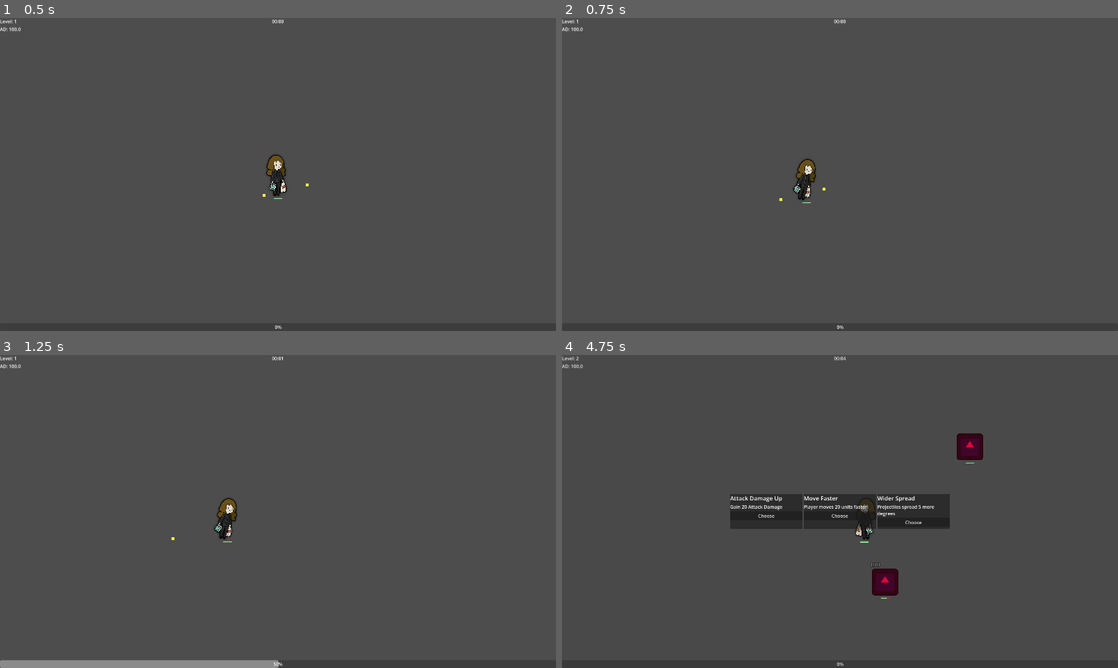
Above: before the commit, frames 1-4 (two rows, left to right).
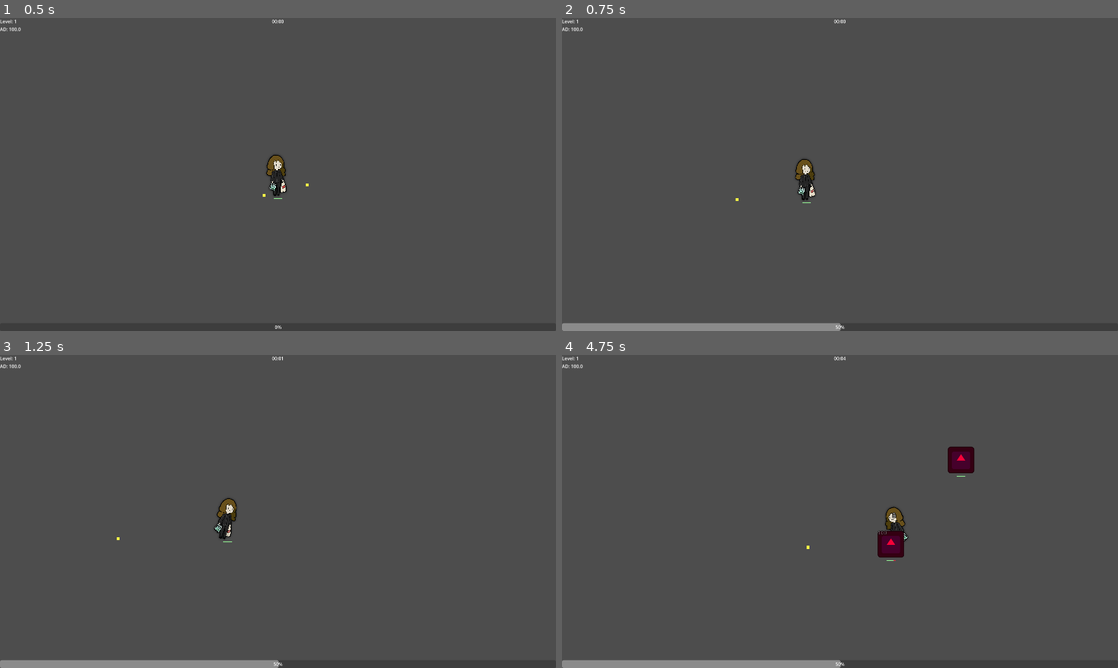
Above: after the commit, the same moments.

Repository: Vilkiy/Debt-Survivors
Game: Godot game, scene res://logic/game_handler/game_handler.tscn
Same seed, same stepped clock (60 frames per second), same inputs: the game is played once before the commit and once after it. The engine's default icon, where the game draws it, is replaced by a stand-in: a white triangle on a blue panel in a dark square.
Inputs (mouse positions are in pixels of both pictures, inside the frame that each line leads up to):
- Up to frame 1 (0.5 s): no input
- Up to frame 2 (0.75 s): move the mouse to (962, 158) at 0.52 s; hold D (move_right) from 0.53 s (still down); tap Space (dash, bound only after the commit) at 0.6 s
- Up to frame 3 (1.25 s): keep holding D (move_right)
- Up to frame 4 (4.75 s): move the mouse to (728, 527) at 1.27 s; release D (move_right) at 1.28 s; hold S (move_down) 1.28-2.03 s; tap E (dash, bound only before the commit) at 1.35, 2.85, 4.35 s; move the mouse to (895, 442) at 2.02 s; hold D (move_right) 2.03-2.78 s; tap Space (dash, bound only after the commit) at 2.1, 3.6 s; move the mouse to (812, 574) at 2.77 s; hold W (move_up) 2.78-3.53 s; move the mouse to (1006, 558) at 3.52 s; hold A (move_left) from 3.53 s (still down); move the mouse to (673, 464) at 4.27 s

Frame 1 is identical in both runs. In frame 2, 1.5% of the frame differs, in the area x 0-51%, y 45-100%; in frame 3, less than 0.1%; in frame 4, 6.8%, in the area x 0-76%, y 0-100%.

Commit message:
Use Space key for dash action
Remap the 'dash' input action in project.godot from physical_keycode 69 to 32 so the dash action is triggered by the Space key. This updates the InputEventKey entry in the 'dash' action's events array.

Diff:
--- a/project.godot
+++ b/project.godot
@@ -53,7 +53,7 @@
 }
 dash={
 "deadzone": 0.2,
-"events": [Object(InputEventKey,"resource_local_to_scene":fa …(139 unchanged characters)… d":false,"keycode":0,"physical_keycode":69,"key_label":0,"unicode":0,"location":0,"echo":false,"script":null)
+"events": [Object(InputEventKey,"resource_local_to_scene":fa …(139 unchanged characters)… d":false,"keycode":0,"physical_keycode":32,"key_label":0,"unicode":0,"location":0,"echo":false,"script":null)
 ]
 }
 
